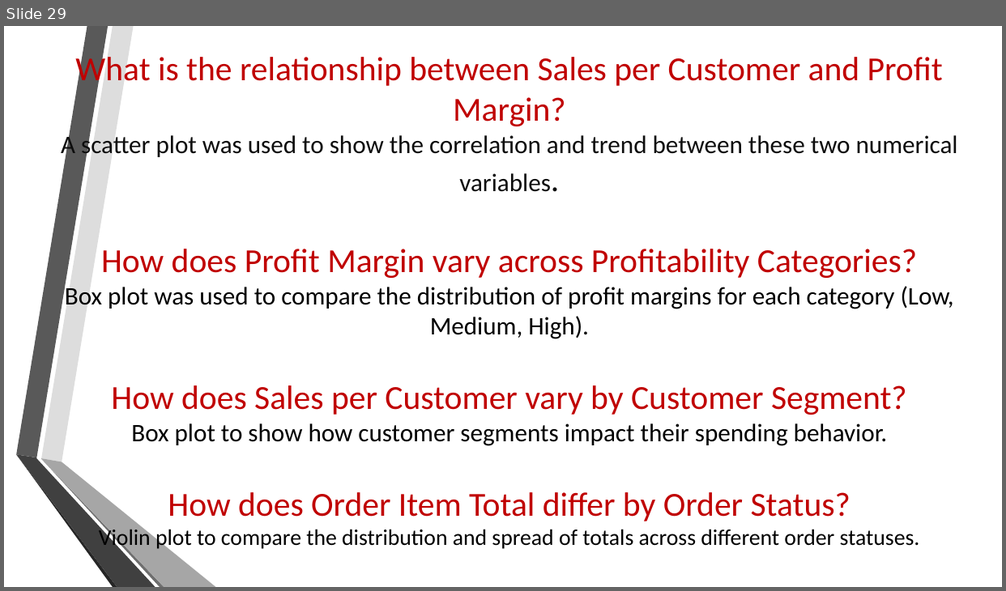
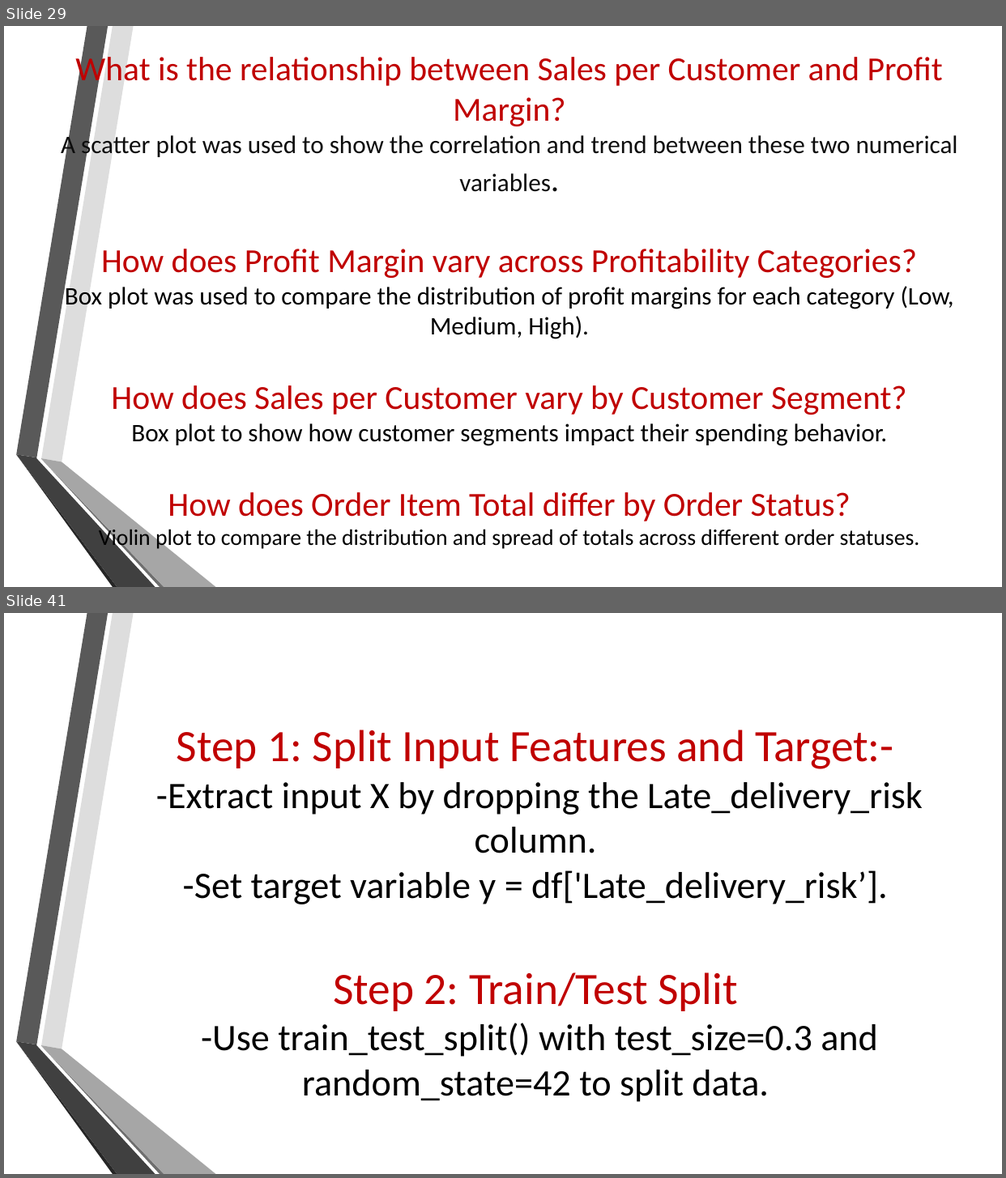
Before and after one commit to mariam530/supply-chain-project, a slide deck: New Microsoft PowerPoint Presentation.pptx. Shown one above the other, each under a label of ours: slide 29 before the commit, slides 29 and 41 after it; the slides between them are not shown. The pictures are 1006x591 and 1006x1178 pixels, drawn with LibreOffice and Linux fonts; fonts in the diff are those of the drawing; background and template pictures are left out. Boxes give left, top, right and bottom in pixels: in the first picture for what was removed or moved away, otherwise in the second. Text is boxed around its words. In the diff, an @@ line names an element or a change of style, - is before the commit and + after.

```diff
--- a/New Microsoft PowerPoint Presentation.pptx
+++ b/New Microsoft PowerPoint Presentation.pptx
@@ slide 41 added at [4,613,1002,1174], background picture (left out); not listed: 6 template elements that a slide beside it also shows @@
@@ title added at [156,730,923,1102], 36 pt, text #000000 @@
+Step 1: Split Input Features and Target:-
+-Extract input X by dropping the Late_delivery_risk column.
+-Set target variable y = df['Late_delivery_risk’].
+Step 2: Train/Test Split
+-Use train_test_split() with test_size=0.3 and random_state=42 to split data.
```
Also in this commit, not shown: 10 slides changed, 10 other slides added.
